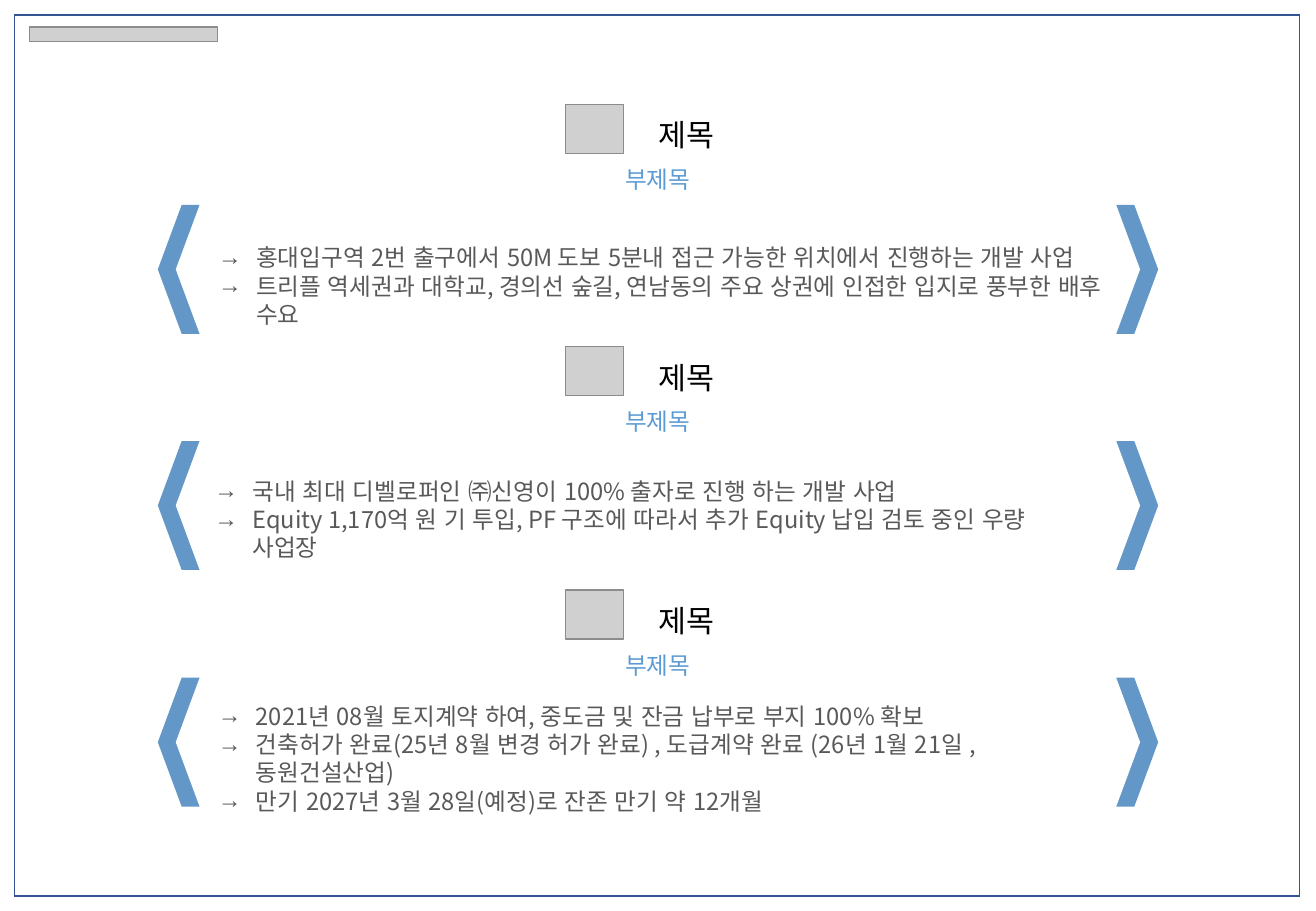
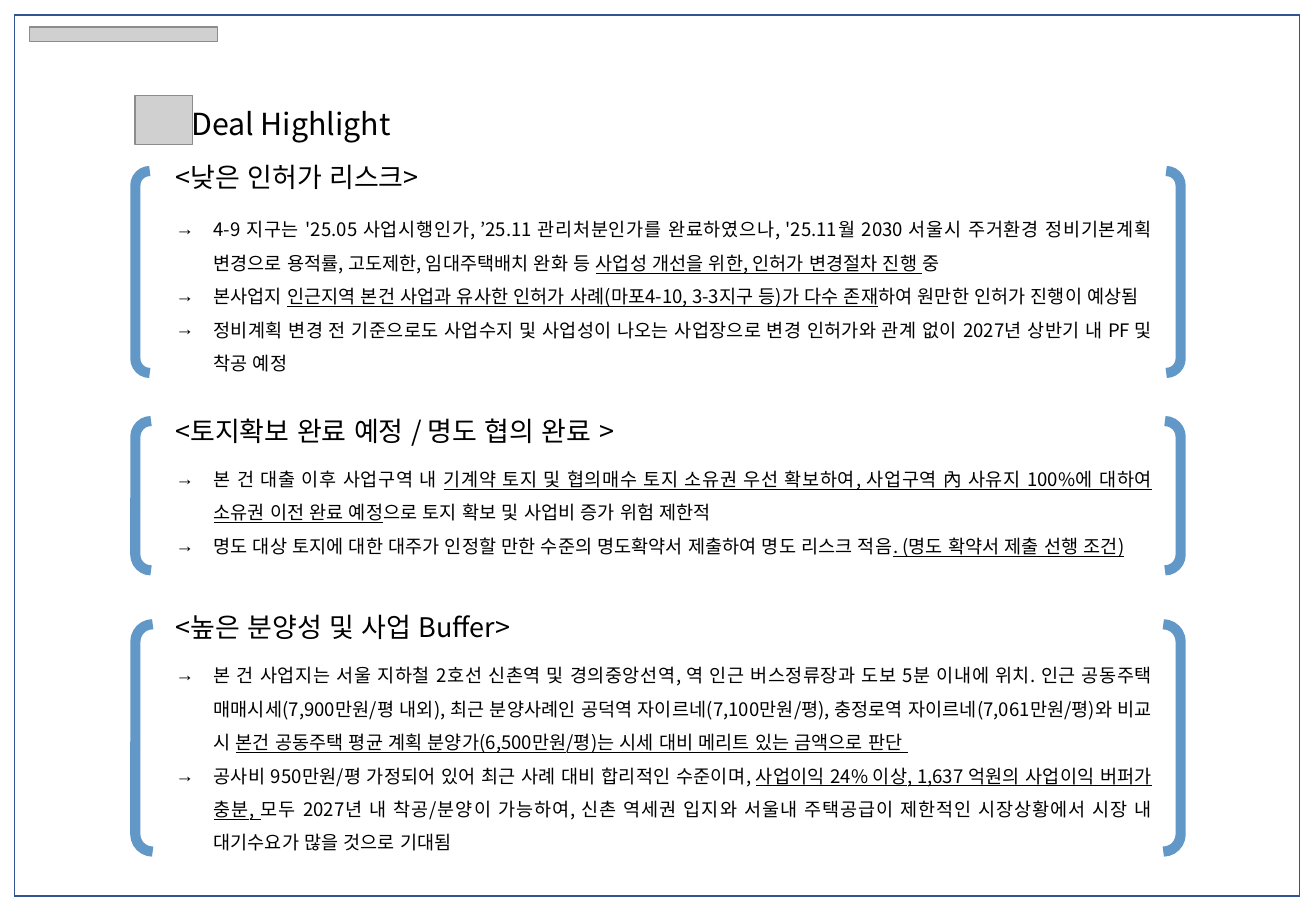
Before and after one commit to rainfieldinv-cell/rainfield-im-tools, a slide deck: slide 2 of IM 요약본/layout/요약본 레이아웃.pptx. Drawn at 1316x911 pixels with LibreOffice and Linux fonts; fonts in the diff are those of the drawing; grey boxes stand for pictures. Boxes give left, top, right and bottom in pixels: in the first picture for what was removed or moved away, otherwise in the second. Text is boxed around its words. In the diff, an @@ line names an element or a change of style, - is before the commit and + after.

```diff
--- a/IM 요약본/layout/요약본 레이아웃.pptx
+++ b/IM 요약본/layout/요약본 레이아웃.pptx
@@ picture: place and size @@
-picture at <box>566,105,623,153</box>
+picture at <box>135,96,192,145</box>
@@ text added at <box>191,104,391,143</box>, 18 pt, text #000000 @@
+Deal Highlight
@@ text removed at <box>659,121,715,149</box> @@
-제목
@@ bracket pair added at <box>135,171,1180,373</box>, outline #6298C8 6 pt @@
@@ text added at <box>176,164,418,189</box>, 16 pt, text #000000 @@
+<낮은 인허가 리스크>
@@ text removed at <box>625,168,690,190</box> @@
-부제목
@@ hexagon removed at <box>158,205,1159,334</box> @@
@@ hexagon removed at <box>176,203,1141,337</box> @@
@@ text added at <box>214,220,1152,339</box>, 11 pt, text #000000 @@
+→ 4-9 지구는 '25.05 사업시행인가, ’25.11 관리처분인가를 완료하였으나, '25.11월 2030 서울시 주거환경 정비기본계획 변경으로 용적률, 고도제한, 임대주택배치 완화 등 사업성 개선을 위한, 인허가 변경절차 진행 중
+→ 본사업지 인근지역 본건 사업과 유사한 인허가 사례(마포4-10, 3-3지구 등)가 다수 존재하여 원만한 인허가 진행이 예상됨
+→ 정비계획 변경 전 기준으로도 사업수지 및 사업성이 나오는 사업장으로 변경 인허가와 관계 없이 2027년 상반기 내 PF 및 착공 예정
@@ text removed at <box>256,246,1101,299</box> @@
-→ 홍대입구역 2번 출구에서 50M 도보 5분내 접근 가능한 위치에서 진행하는 개발 사업
-→ 트리플 역세권과 대학교, 경의선 숲길, 연남동의 주요 상권에 인접한 입지로 풍부한 배후 수요
@@ picture removed at <box>566,346,623,395</box> @@
@@ text removed at <box>659,364,715,392</box> @@
-제목
@@ text added at <box>176,418,592,443</box>, 16 pt, text #000000 @@
+<토지확보 완료 예정 / 명도 협의 완료 >
@@ text removed at <box>625,410,690,432</box> @@
-부제목
@@ bracket pair added at <box>135,422,1180,571</box>, outline #6298C8 6 pt @@
@@ hexagon removed at <box>158,441,1159,570</box> @@
@@ hexagon removed at <box>176,439,1141,572</box> @@
@@ text added at <box>214,470,1151,557</box>, 11 pt, text #000000 @@
+→ 본 건 대출 이후 사업구역 내 기계약 토지 및 협의매수 토지 소유권 우선 확보하여, 사업구역 內 사유지 100%에 대하여 소유권 이전 완료 예정으로 토지 확보 및 사업비 증가 위험 제한적
+→ 명도 대상 토지에 대한 대주가 인정할 만한 수준의 명도확약서 제출하여 명도 리스크 적음. (명도 확약서 제출 선행 조건)
@@ text removed at <box>252,480,1025,534</box> @@
-→ 국내 최대 디벨로퍼인 ㈜신영이 100% 출자로 진행 하는 개발 사업
-→ Equity 1,170억 원 기 투입, PF 구조에 따라서 추가 Equity 납입 검토 중인 우량 사업장
@@ picture removed at <box>566,591,623,639</box> @@
@@ bracket pair added at <box>135,625,1180,852</box>, outline #6298C8 6 pt @@
@@ text added at <box>176,614,510,639</box>, 16 pt, text #000000 @@
+<높은 분양성 및 사업 Buffer>
@@ text removed at <box>659,607,715,635</box> @@
-제목
@@ text removed at <box>625,654,690,676</box> @@
-부제목
@@ hexagon removed at <box>158,678,1159,807</box> @@
@@ hexagon removed at <box>176,676,1141,809</box> @@
@@ text added at <box>214,666,1152,851</box>, 11 pt, text #000000 @@
+→ 본 건 사업지는 서울 지하철 2호선 신촌역 및 경의중앙선역, 역 인근 버스정류장과 도보 5분 이내에 위치. 인근 공동주택 매매시세(7,900만원/평 내외), 최근 분양사례인 공덕역 자이르네(7,100만원/평), 충정로역 자이르네(7,061만원/평)와 비교 시 본건 공동주택 평균 계획 분양가(6,500만원/평)는 시세 대비 메리트 있는 금액으로 판단
+→ 공사비 950만원/평 가정되어 있어 최근 사례 대비 합리적인 수준이며, 사업이익 24% 이상, 1,637 억원의 사업이익 버퍼가 충분, 모두 2027년 내 착공/분양이 가능하여, 신촌 역세권 입지와 서울내 주택공급이 제한적인 시장상황에서 시장 내 대기수요가 많을 것으로 기대됨
@@ text removed at <box>256,705,963,815</box> @@
-→ 2021년 08월 토지계약 하여, 중도금 및 잔금 납부로 부지 100% 확보
-→ 건축허가 완료(25년 8월 변경 허가 완료) , 도급계약 완료 (26년 1월 21일 , 동원건설산업)
-→ 만기 2027년 3월 28일(예정)로 잔존 만기 약 12개월
```
Also in this commit, not shown: 2 slides added, 1 slide removed, 28 other files.
